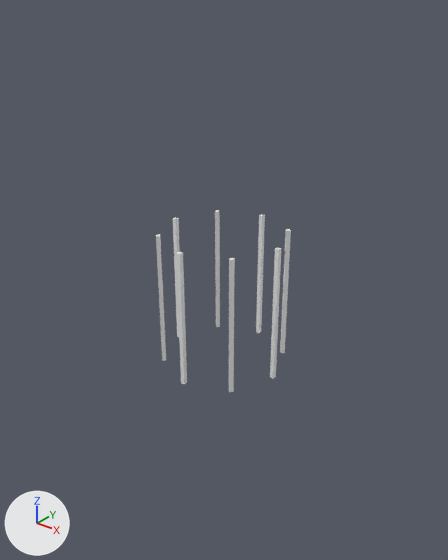
The OBJ model cosmodrone/assets/station-parts/generated/floater_1_frame.obj as it was, and as the next commit left it.
Rendered twice from a 50 mm lens placed at (1.46, -1.82, 0.84), pointed at (-0.03, 0.03, -0.31). Lighting does not change. The marker at lower left points along +X, +Y and +Z. Where no turn or scale is listed for an object, it has been applied to the vertices.

The first picture shows 'Floater_1_Frame_Cube.200'.
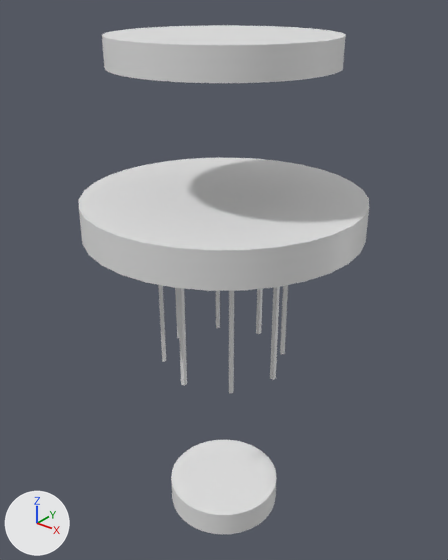
Boxes (x1, y1, x2, y2) around the edits, measured in the pictures (448 x 560 px; the box of a moved part takes in the faces that stretch with it):
'Floater_1_Frame_Cube.200', reshaped (114% wider, 179% taller)
    before: (156, 210, 291, 392)
    after: (79, 25, 369, 534)
part 1 of me_floater_1_frame_cube_200, moved or reshaped
    before: (156, 234, 166, 361)
    after: (158, 285, 166, 362)
part 2 of me_floater_1_frame_cube_200, added
    after: (256, 289, 263, 334)
part 3 of me_floater_1_frame_cube_200, moved or reshaped
    before: (280, 229, 291, 353)
    after: (216, 291, 220, 328)
part 4 of me_floater_1_frame_cube_200, added
    after: (175, 288, 179, 338)
part 5 of me_floater_1_frame_cube_200, moved or reshaped
    before: (229, 258, 235, 392)
    after: (280, 285, 288, 354)
part 6 of me_floater_1_frame_cube_200, added
    after: (178, 288, 187, 386)
part 7 of me_floater_1_frame_cube_200, moved or reshaped
    before: (215, 210, 220, 327)
    after: (229, 291, 234, 394)
part 8 of me_floater_1_frame_cube_200, added
    after: (270, 287, 280, 380)
part 9 of me_floater_1_frame_cube_200, added
    after: (102, 25, 346, 83)
part 10 of me_floater_1_frame_cube_200, added
    after: (79, 158, 369, 291)
part 11 of me_floater_1_frame_cube_200, added
    after: (171, 440, 277, 534)
part 12 of me_floater_1_frame_cube_200, deleted
    before: (256, 214, 265, 333)
part 13 of me_floater_1_frame_cube_200, deleted
    before: (176, 252, 187, 384)
part 14 of me_floater_1_frame_cube_200, deleted
    before: (173, 217, 180, 337)
part 15 of me_floater_1_frame_cube_200, deleted
    before: (270, 247, 281, 379)

Edits to the bpy script that builds the scene:
```text
Change me_floater_1_frame_cube_200:
    where me_floater_1_frame_cube_200.from_pydata(...)  # 64 vertices, 96 faces; spans x -0.272..0.272, y -0.272..0.272, z -0.66..-0.076
    used by ob_floater_1_frame_cube_200; location = (0.0, 0.0, 0.0)
    me_floater_1_frame_cube_200 part 1: the loose piece of 8 vertices spanning x -0.199..-0.174, y -0.199..-0.174, z -0.66..-0.076 is scaled about its middle by (1, 1, 1.02), then moved by (0.0, 0.0, 0.001)
    me_floater_1_frame_cube_200 part 2: a new loose piece, a box spanning x -0.009..0.009, y 0.255..0.272, z -0.666..-0.068
    me_floater_1_frame_cube_200 part 3: the loose piece of 8 vertices spanning x 0.174..0.199, y 0.174..0.199, z -0.66..-0.076 is scaled about its middle by (1, 1, 1.02), then moved by (-0.373, 0.0, 0.001)
    me_floater_1_frame_cube_200 part 4: a new loose piece, a box spanning x -0.272..-0.255, y -0.009..0.009, z -0.666..-0.068
    me_floater_1_frame_cube_200 part 5: the loose piece of 8 vertices spanning x 0.174..0.199, y -0.199..-0.174, z -0.66..-0.076 is turned 90 degrees about the z axis through its middle and scaled by 1.02, then moved by (0.0, 0.373, 0.001)
    me_floater_1_frame_cube_200 part 6: a new loose piece, a box spanning x -0.009..0.009, y -0.272..-0.255, z -0.666..-0.068
    me_floater_1_frame_cube_200 part 7: the loose piece of 8 vertices spanning x -0.199..-0.174, y 0.174..0.199, z -0.66..-0.076 is scaled about its middle by (-1, -1, 1.02), then moved by (0.373, -0.373, 0.001)
    me_floater_1_frame_cube_200 part 8: a new loose piece, a box spanning x 0.255..0.272, y -0.009..0.009, z -0.666..-0.068
    me_floater_1_frame_cube_200 part 9: a new loose piece, a 32-sided cylinder along z spanning x -0.422..0.422, y -0.422..0.422, z 0.565..0.671
    me_floater_1_frame_cube_200 part 10: a new loose piece, a 32-sided cylinder along z spanning x -0.559..0.559, y -0.559..0.559, z -0.056..0.085
    me_floater_1_frame_cube_200 part 11: a new loose piece, a 32-sided cylinder along z spanning x -0.258..0.258, y -0.258..0.258, z -1.472..-1.35
    me_floater_1_frame_cube_200 part 12: the loose piece of 8 vertices spanning x -0.009..0.009, y 0.255..0.272, z -0.66..-0.076 is deleted
    me_floater_1_frame_cube_200 part 13: the loose piece of 8 vertices spanning x -0.009..0.009, y -0.272..-0.255, z -0.66..-0.076 is deleted
    me_floater_1_frame_cube_200 part 14: the loose piece of 8 vertices spanning x -0.272..-0.255, y -0.009..0.009, z -0.66..-0.076 is deleted
    me_floater_1_frame_cube_200 part 15: the loose piece of 8 vertices spanning x 0.255..0.272, y -0.009..0.009, z -0.66..-0.076 is deleted
```
